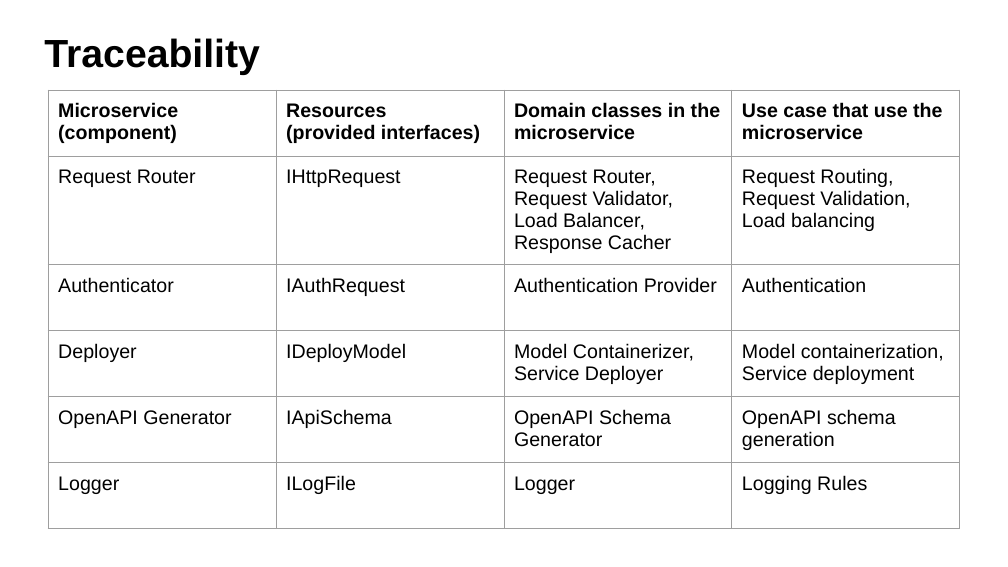
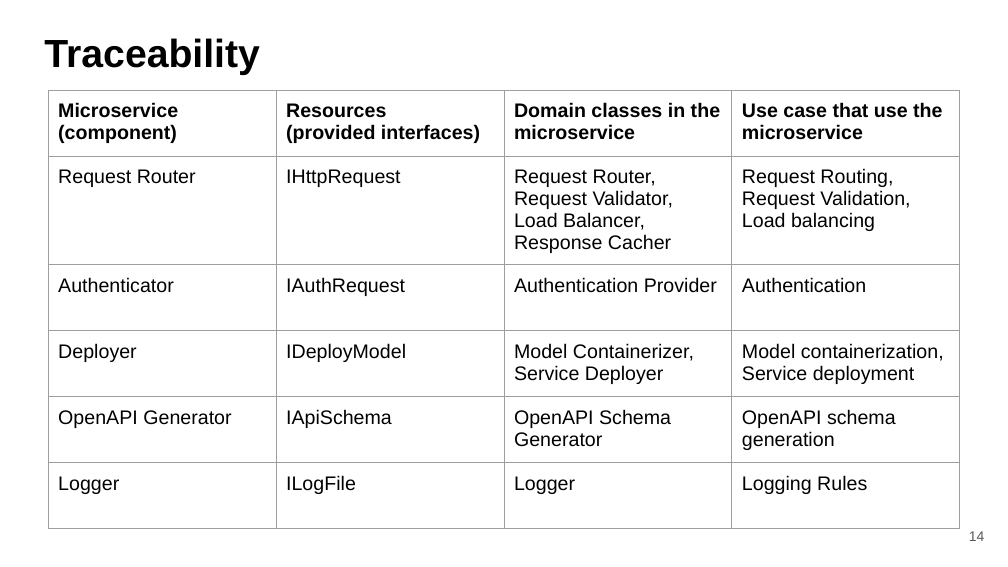
Before and after one commit to fanglores/Advanced-Software-Design, a slide deck: slide 14 of PracticeTasks/Module2/Task_9.1/Task 9.1 Resources and microservices.pptx (slide 15 before the commit). Drawn at 1008x567 pixels with LibreOffice and Linux fonts; fonts in the diff are those of the drawing. Boxes give left, top, right and bottom in pixels: in the first picture for what was removed or moved away, otherwise in the second. Text is boxed around its words. In the diff, an @@ line names an element or a change of style, - is before the commit and + after.

```diff
--- a/PracticeTasks/Module2/Task_9.1/Task 9.1 Resources and microservices.pptx
+++ b/PracticeTasks/Module2/Task_9.1/Task 9.1 Resources and microservices.pptx
@@ page number added at [969,531,985,541], 10 pt, text #595959 @@
+14
```
Also in this commit, not shown: 1 other slide changed, 1 slide removed, 1 other file.
